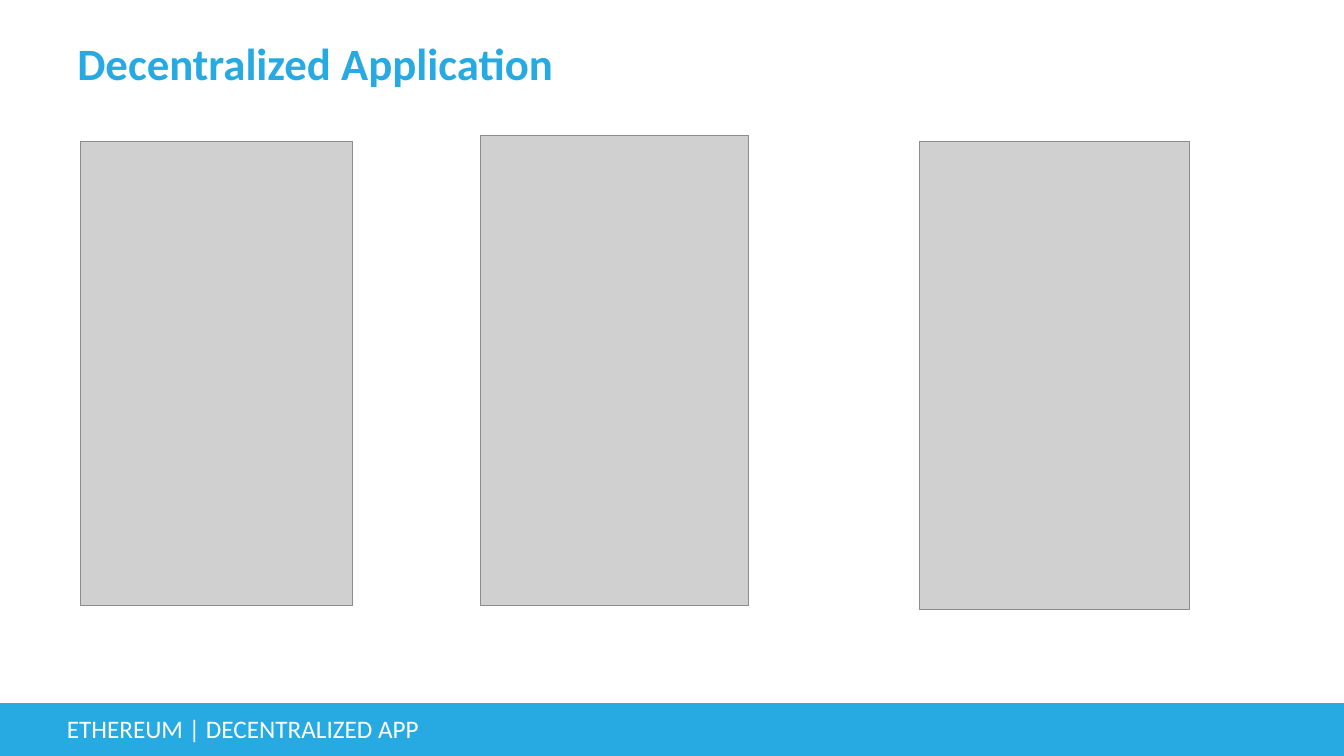
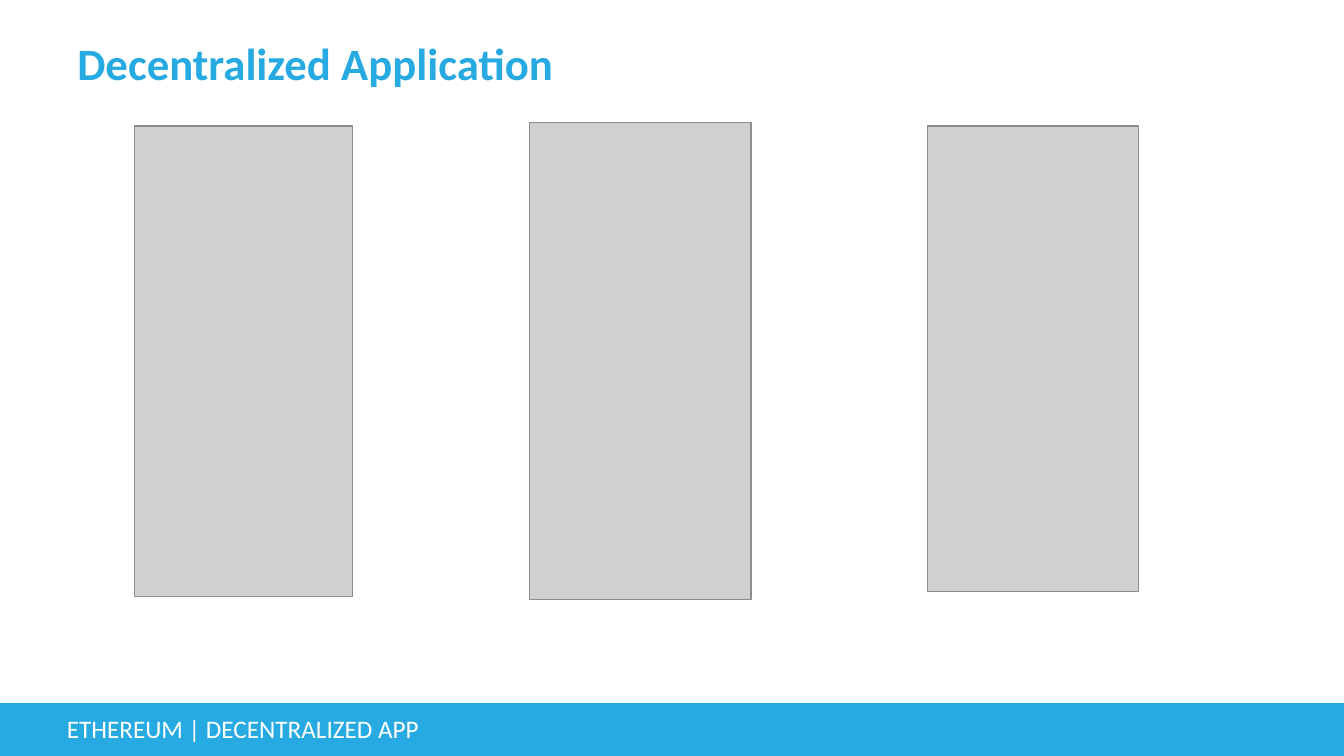
Before and after one commit to HPTNhan/dapp-demo, a slide deck: slide 5 of KMS-TC18-Ethereum.pptx. Drawn at 1344x756 pixels with LibreOffice and Linux fonts; fonts in the diff are those of the drawing; grey boxes stand for pictures; background and template pictures are left out. Boxes give left, top, right and bottom in pixels: in the first picture for what was removed or moved away, otherwise in the second. Text is boxed around its words. In the diff, an @@ line names an element or a change of style, - is before the commit and + after.

```diff
--- a/KMS-TC18-Ethereum.pptx
+++ b/KMS-TC18-Ethereum.pptx
@@ picture resized from (x1=81, y1=142, x2=353, y2=607) to (x1=134, y1=126, x2=353, y2=597) @@
@@ picture resized from (x1=480, y1=135, x2=748, y2=606) to (x1=529, y1=123, x2=751, y2=600) @@
@@ picture resized from (x1=920, y1=142, x2=1189, y2=610) to (x1=928, y1=126, x2=1138, y2=591) @@
```
Also in this commit, not shown: 3 other slides changed, 1 slide added, 1 slide removed.
